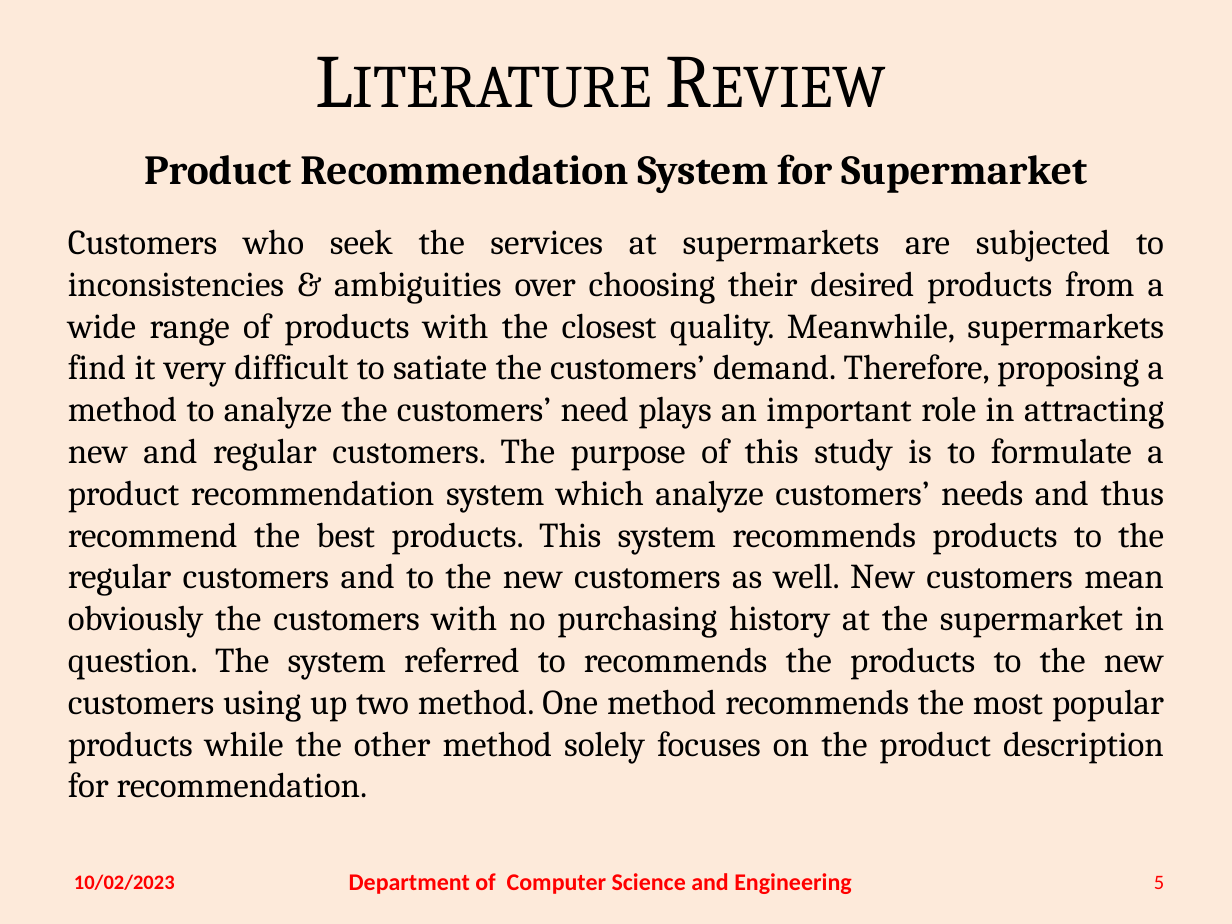
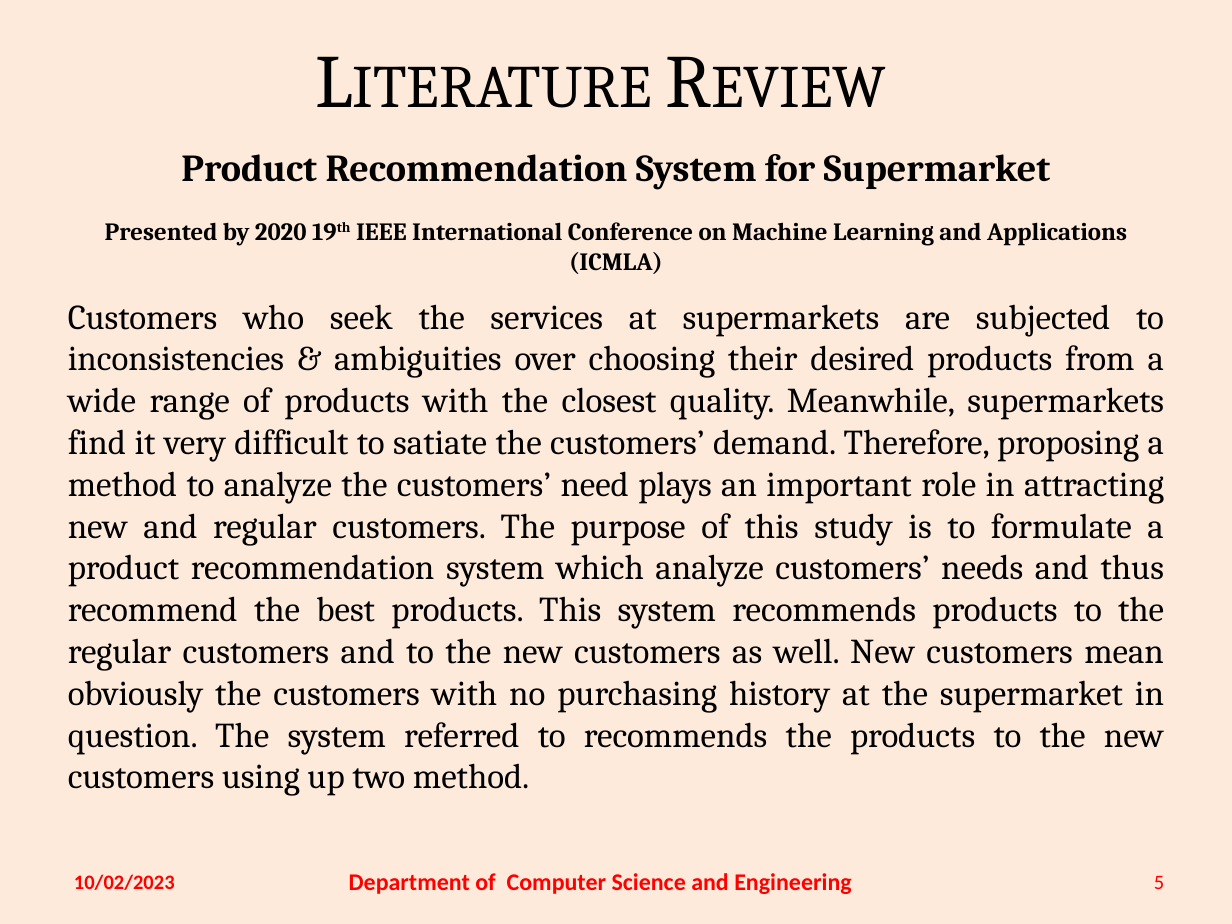
Before and after one commit to thatNitinVinayak/Inventory-Management-using-IoT, a slide deck: slide 5 of Review/Review 1/19C0-59,62,77 Review1 (18CS810) - incomplete.pptx. Drawn at 1232x924 pixels with LibreOffice and Linux fonts; fonts in the diff are those of the drawing. Boxes give left, top, right and bottom in pixels: in the first picture for what was removed or moved away, otherwise in the second. Text is boxed around its words. In the diff, an @@ line names an element or a change of style, - is before the commit and + after.

Commit message:
update Review 1 ppt

```diff
--- a/Review/Review 1/19C0-59,62,77 Review1 (18CS810) - incomplete.pptx
+++ b/Review/Review 1/19C0-59,62,77 Review1 (18CS810) - incomplete.pptx
@@ text at bbox=[181, 154, 1051, 190]: size 24.2 to 22.3 pt in "Product Recommendation System for Supermarket" @@
@@ text at bbox=[68, 222, 1164, 796]: text changed @@
-Customers who seek the services at supermarkets are subjected to inconsistencies & ambiguities over choosing their desired products from a wide range of products with the closest quality. Meanwhile, supermarkets find it very difficult to satiate the customers’ demand. Therefore, proposing a method to analyze the customers’ need plays an important role in attracting new and regular customers. The purpose of this study is to formulate a product recommendation system which analyze customers’ needs and thus recommend the best products. This system recommends products to the regular customers and to the new customers as well. New customers mean obviously the customers with no purchasing history at the supermarket in question. The system referred to recommends the products to the new customers using up two method. One method recommends the most popular products while the other method solely focuses on the product description for recommendation.
+Presented by 2020 19th IEEE International Conference on Machine Learning and Applications (ICMLA)
+Customers who seek the services at supermarkets are subjected to inconsistencies & ambiguities over choosing their desired products from a wide range of products with the closest quality. Meanwhile, supermarkets find it very difficult to satiate the customers’ demand. Therefore, proposing a method to analyze the customers’ need plays an important role in attracting new and regular customers. The purpose of this study is to formulate a product recommendation system which analyze customers’ needs and thus recommend the best products. This system recommends products to the regular customers and to the new customers as well. New customers mean obviously the customers with no purchasing history at the supermarket in question. The system referred to recommends the products to the new customers using up two method.
```
Also in this commit, not shown: 4 other slides changed.
